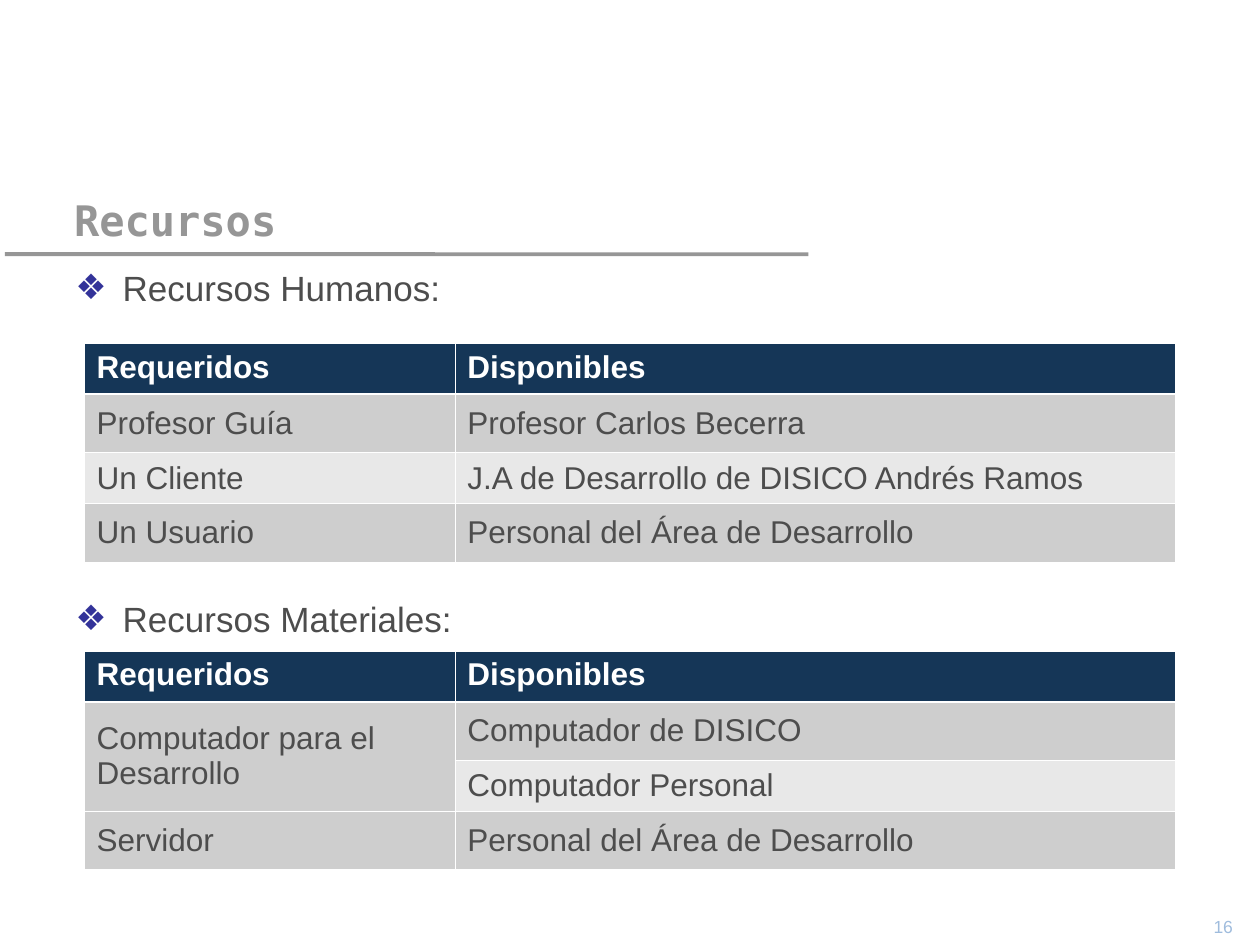
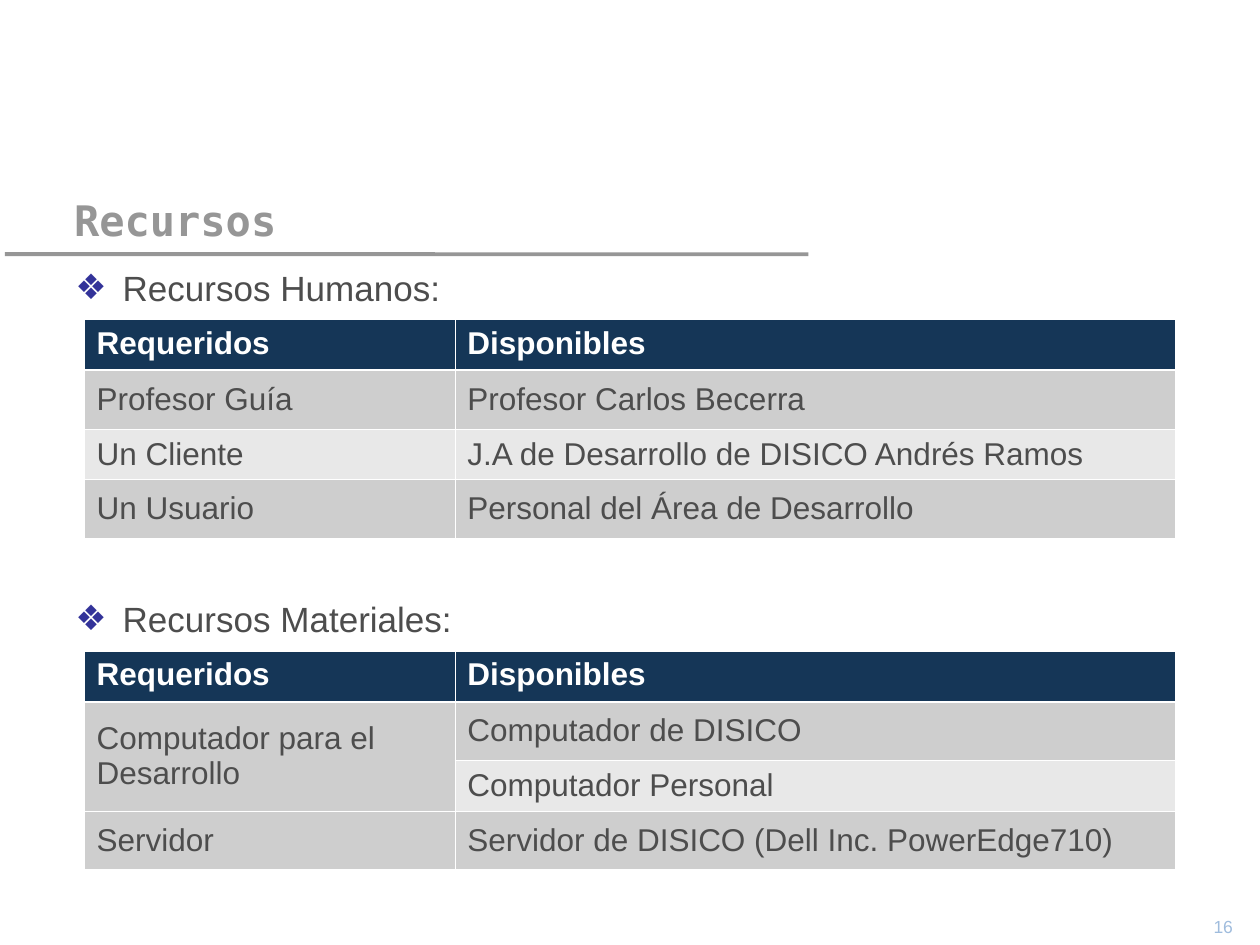
Before and after one commit to yano2h/TESIS, a slide deck: slide 16 of Informes/Propuesta en nueva Plantilla 2012/Precentacion_Propuesta_2012.ppt. Drawn at 1260x945 pixels with LibreOffice and Linux fonts; fonts in the diff are those of the drawing; background and template pictures are left out. Boxes give left, top, right and bottom in pixels: in the first picture for what was removed or moved away, otherwise in the second. Text is boxed around its words. In the diff, an @@ line names an element or a change of style, - is before the commit and + after.

```diff
--- a/Informes/Propuesta en nueva Plantilla 2012/Precentacion_Propuesta_2012.ppt
+++ b/Informes/Propuesta en nueva Plantilla 2012/Precentacion_Propuesta_2012.ppt
@@ table: place and size @@
-table at box(84, 344, 1176, 562)
+table at box(84, 320, 1176, 538)
@@ table at box(84, 651, 1176, 869) @@
-row 4, column 2: Personal del Área de Desarrollo
+row 4, column 2: Servidor de DISICO (Dell Inc. PowerEdge710)
```
Also in this commit, not shown: 7 other slides changed, 2 other files.
